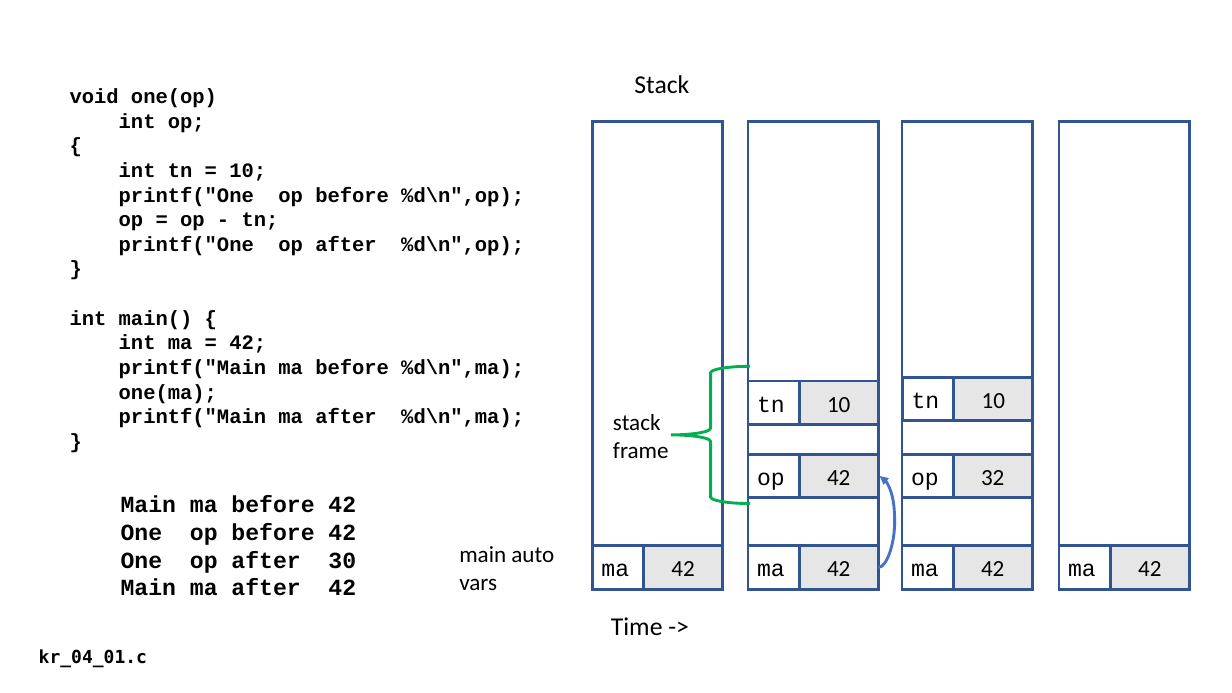
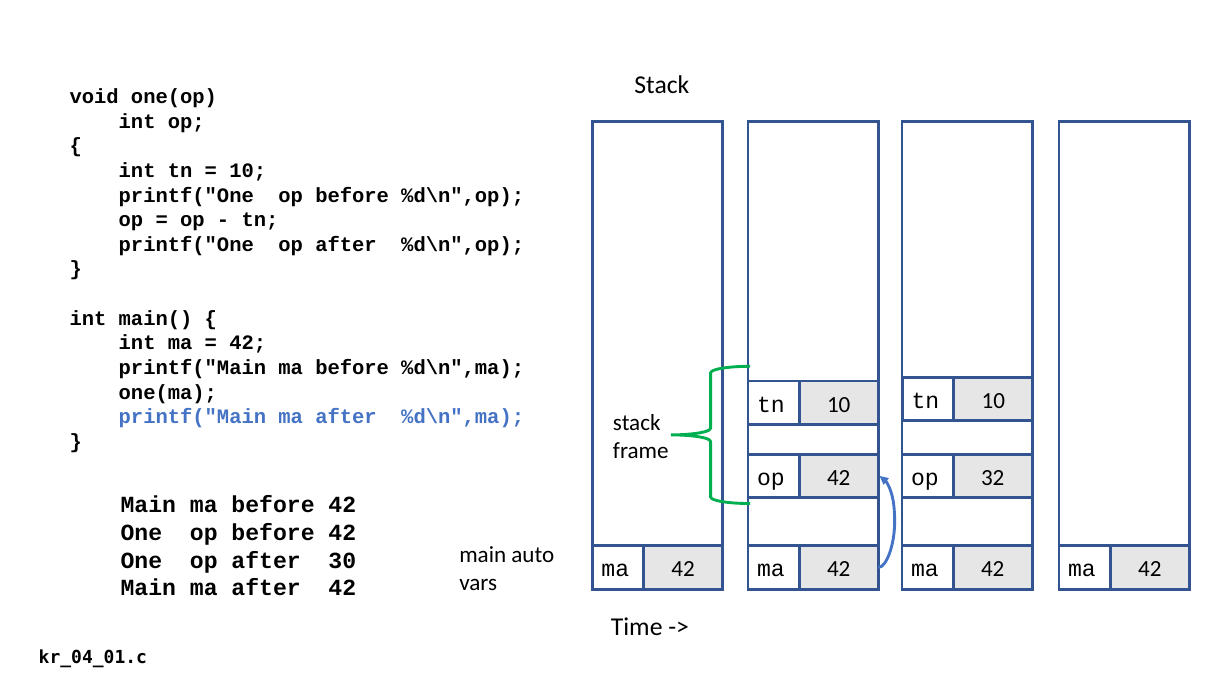
Before and after one commit to csev/cc4e, a slide deck: slide 9 of lectures/KR-4.pptx. Drawn at 1232x693 pixels with LibreOffice and Linux fonts; fonts in the diff are those of the drawing. Boxes give left, top, right and bottom in pixels: in the first picture for what was removed or moved away, otherwise in the second. Text is boxed around its words. In the diff, an @@ line names an element or a change of style, - is before the commit and + after.

```diff
--- a/lectures/KR-4.pptx
+++ b/lectures/KR-4.pptx
@@ text at (119,409,524,428): text colour #000000 to #4472C4 in "printf("Main ma after %d\n",ma);" @@
```
Also in this commit, not shown: 9 other slides changed.
